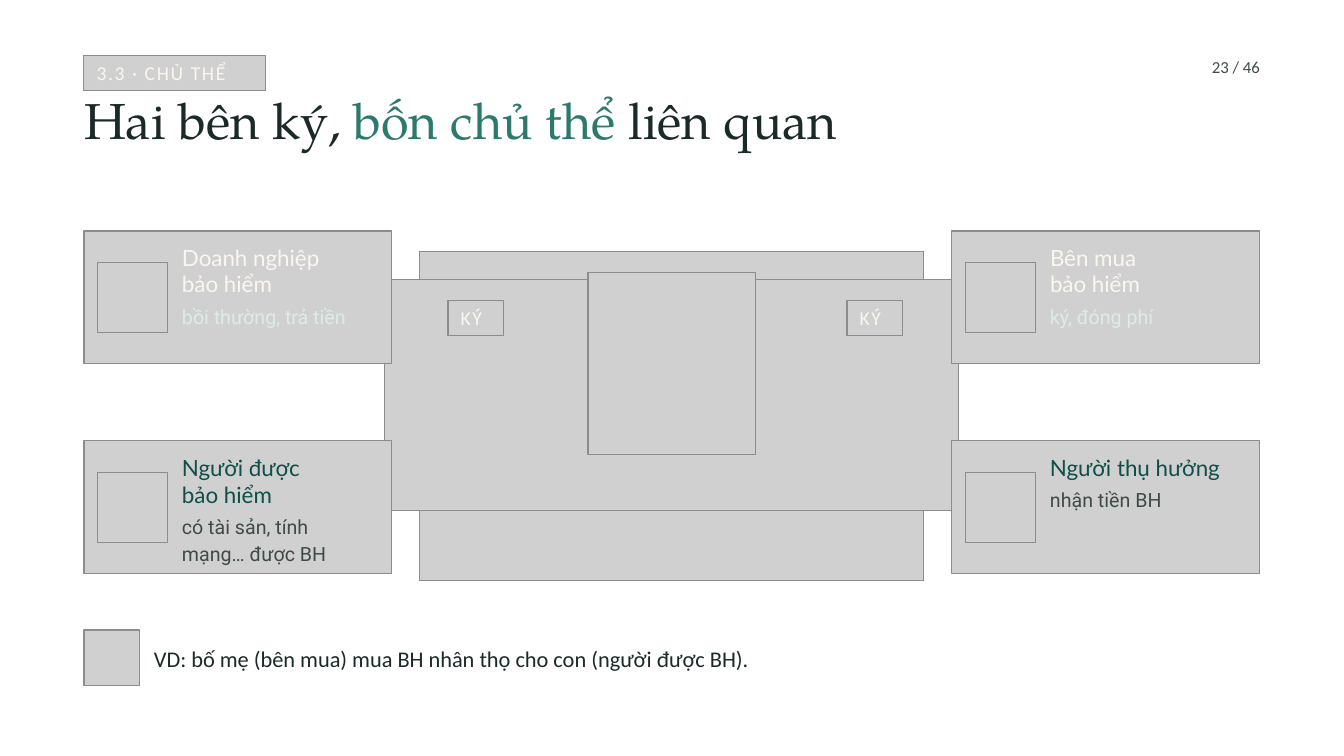
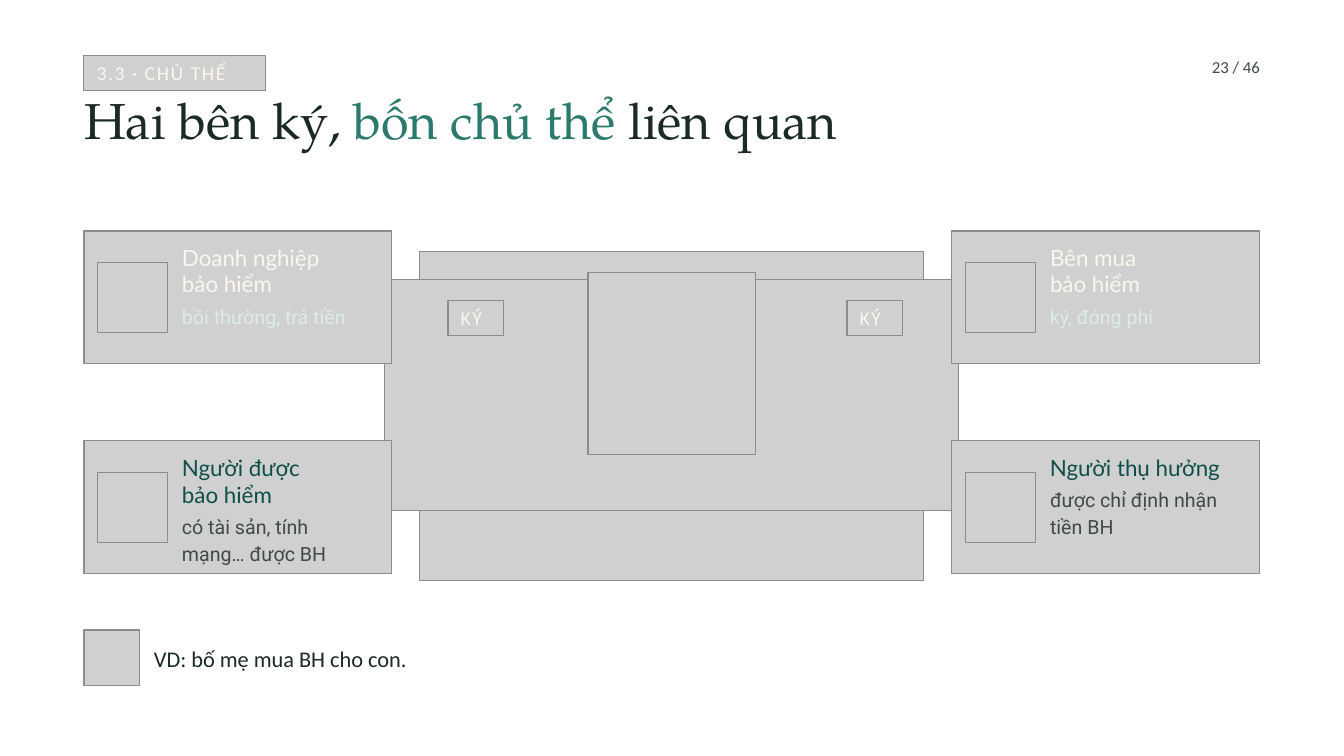
Before and after one commit to tranquanghaofake-dotcom/Law, a slide deck: slide 23 of docs/bai/ch3-bao-hiem-thuong-mai/bao-hiem-thuong-mai.pptx. Drawn at 1344x756 pixels with LibreOffice and Linux fonts; fonts in the diff are those of the drawing; grey boxes stand for pictures; background and template pictures are left out. Boxes give left, top, right and bottom in pixels: in the first picture for what was removed or moved away, otherwise in the second. Text is boxed around its words. In the diff, an @@ line names an element or a change of style, - is before the commit and + after.

```diff
--- a/docs/bai/ch3-bao-hiem-thuong-mai/bao-hiem-thuong-mai.pptx
+++ b/docs/bai/ch3-bao-hiem-thuong-mai/bao-hiem-thuong-mai.pptx
@@ text at (1050, 491, 1217, 534): text changed @@
-nhận tiền BH
+được chỉ định nhận
+tiền BH
@@ text at (154, 650, 406, 671): text changed @@
-VD: bố mẹ (bên mua) mua BH nhân thọ cho con (người được BH).
+VD: bố mẹ mua BH cho con.
```
Also in this commit, not shown: 19 other slides changed, 6 other files.
